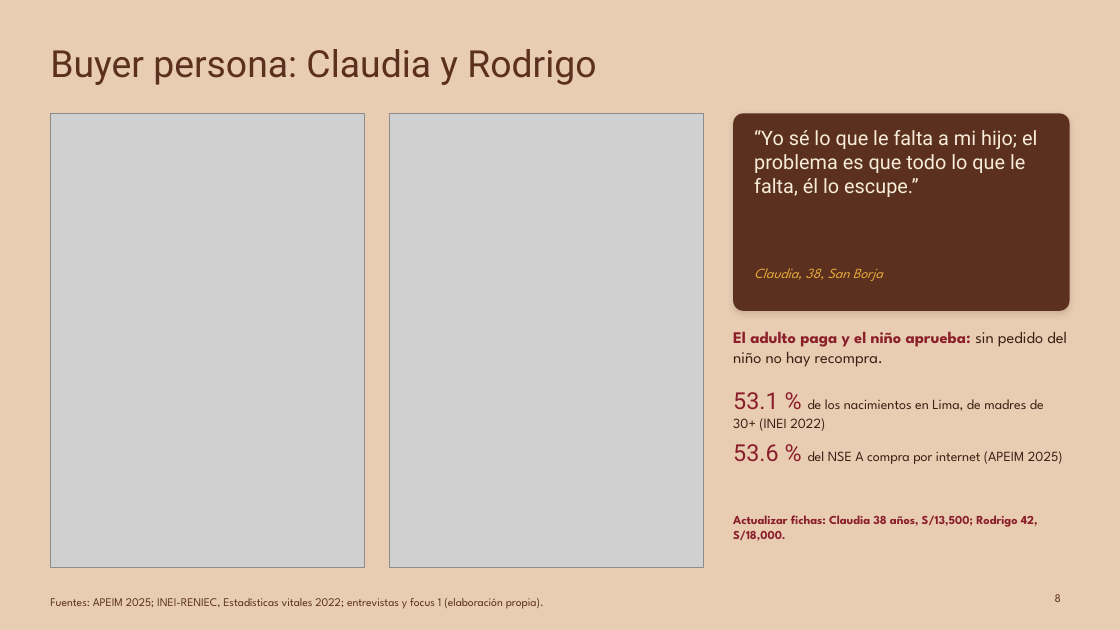
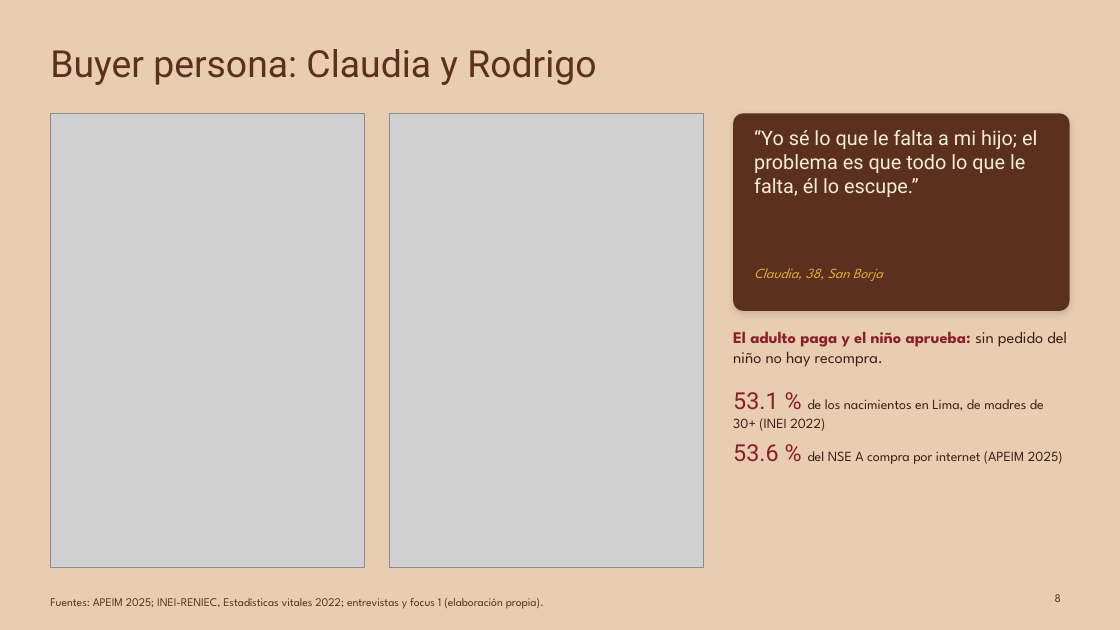
Before and after one commit to Darknow-web/Desarrollo-y-lanzamiento-de-producto-y-marca, a slide deck: slide 8 of 04-reformulacion/T1-presentacion-AndiBite-2-0.pptx. Drawn at 1120x630 pixels with LibreOffice and Linux fonts; fonts in the diff are those of the drawing; grey boxes stand for pictures. Boxes give left, top, right and bottom in pixels: in the first picture for what was removed or moved away, otherwise in the second. Text is boxed around its words. In the diff, an @@ line names an element or a change of style, - is before the commit and + after.

```diff
--- a/04-reformulacion/T1-presentacion-AndiBite-2-0.pptx
+++ b/04-reformulacion/T1-presentacion-AndiBite-2-0.pptx
@@ text removed at [733,515,1038,541] @@
-Actualizar fichas: Claudia 38 años, S/13,500; Rodrigo 42, S/18,000.
```
